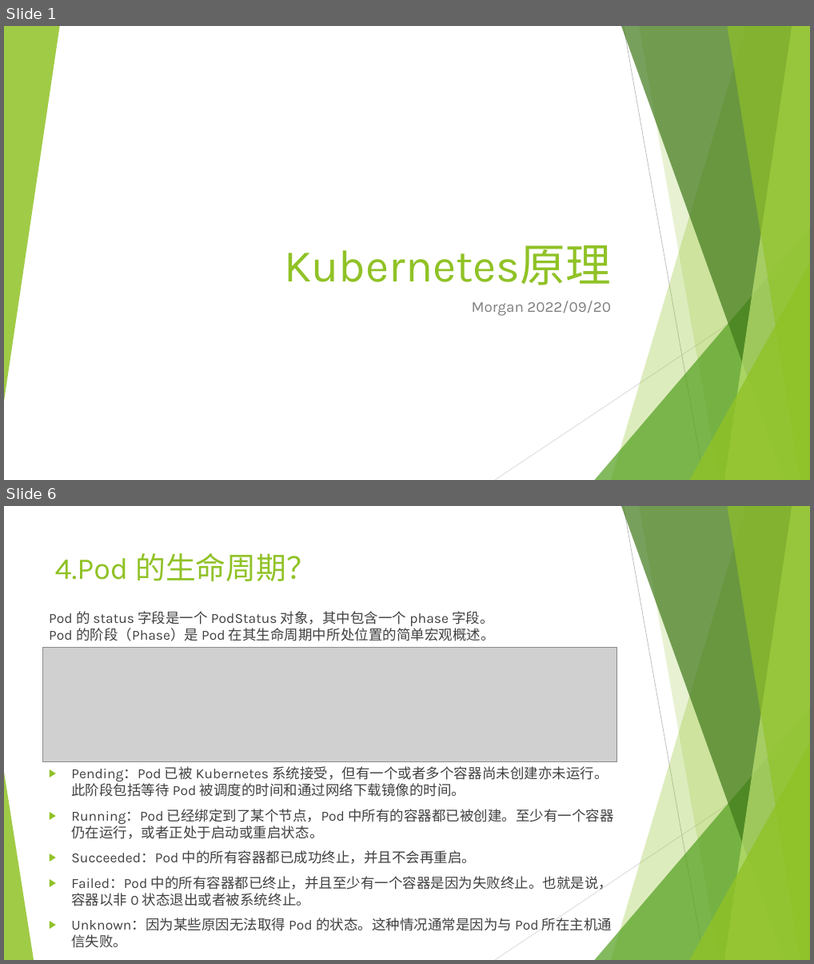
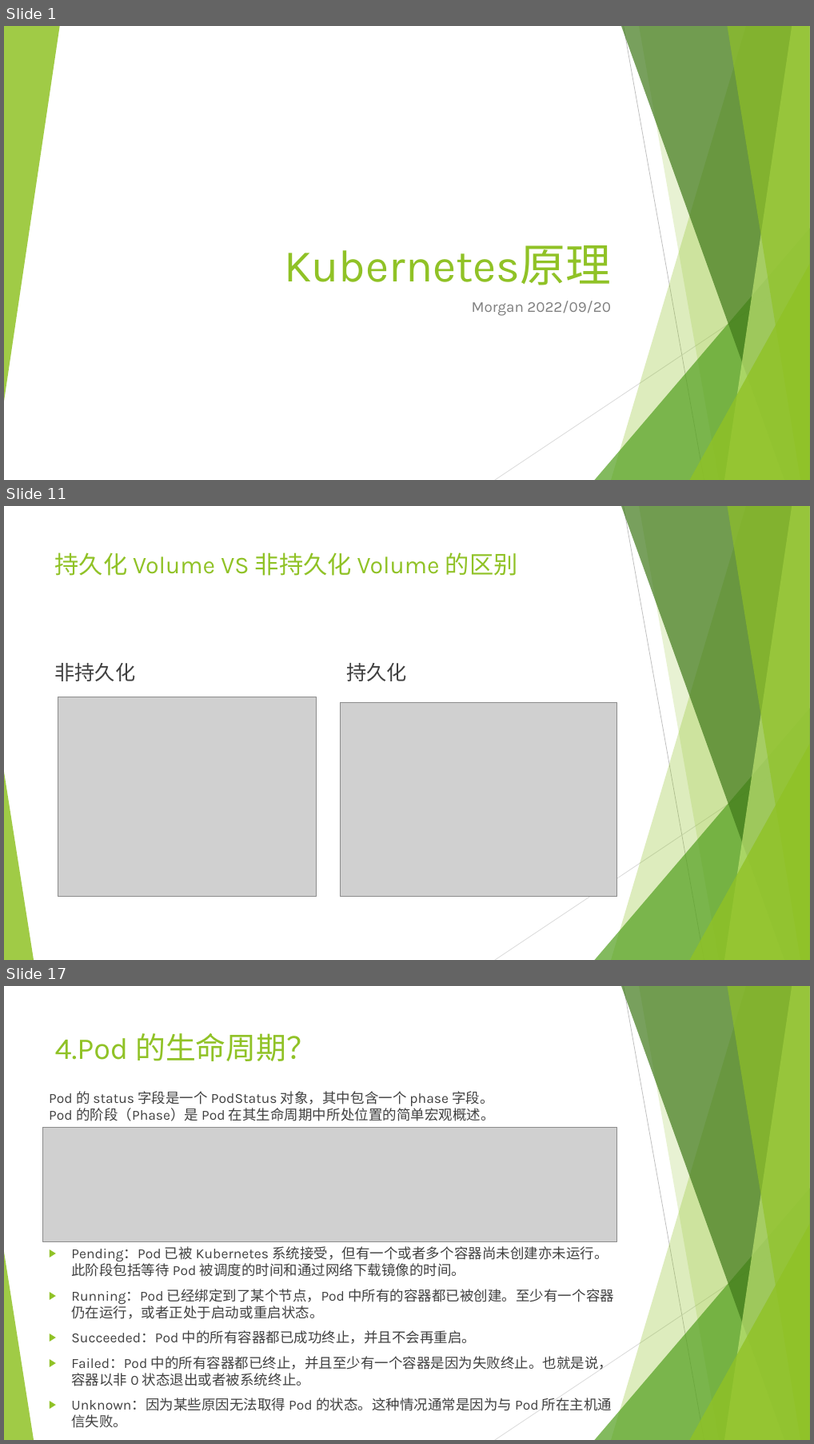
Before and after one commit to qinyudong89/qinyudong.github.io, a slide deck: _posts/k8s/Kubernetes原理.pptx. Shown one above the other, each under a label of ours: slides 1 and 6 before the commit, slides 1, 11 and 17 after it; the slides between them are not shown. The pictures are 814x964 and 814x1444 pixels, drawn with LibreOffice and Linux fonts; fonts in the diff are those of the drawing; grey boxes stand for pictures. Boxes give left, top, right and bottom in pixels: in the first picture for what was removed or moved away, otherwise in the second. Text is boxed around its words. In the diff, an @@ line names an element or a change of style, - is before the commit and + after.

```diff
--- a/_posts/k8s/Kubernetes原理.pptx
+++ b/_posts/k8s/Kubernetes原理.pptx
@@ slide 11 added at (4,506,810,960), background #FFFFFF; not listed: 10 template elements that a slide beside it also shows @@
@@ title added at (55,552,518,576), 28.8 pt, text #90C226 @@
+持久化 Volume VS 非持久化 Volume 的区别
@@ text added at (54,663,135,681), 24 pt, text #404040 @@
+非持久化
@@ text added at (346,663,407,681), 24 pt, text #404040 @@
+持久化
@@ picture added at (58,696,317,896) @@
@@ picture added at (340,703,618,896) @@
@@ what was slide 6 is now slide 17 @@
```
Also in this commit, not shown: 7 slides changed, 13 other slides added.
